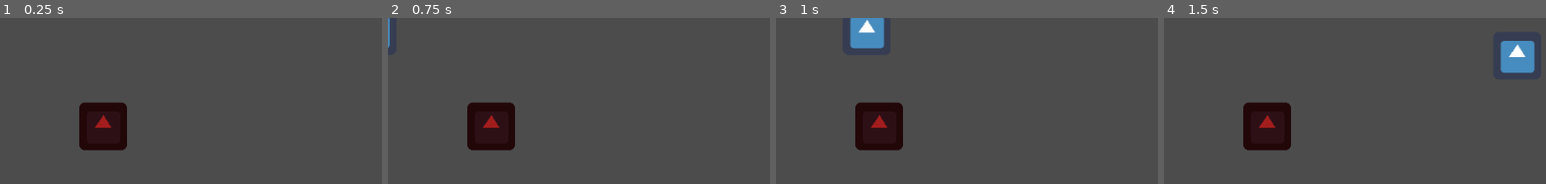
Above: before the commit, frames 1-4 (left to right).
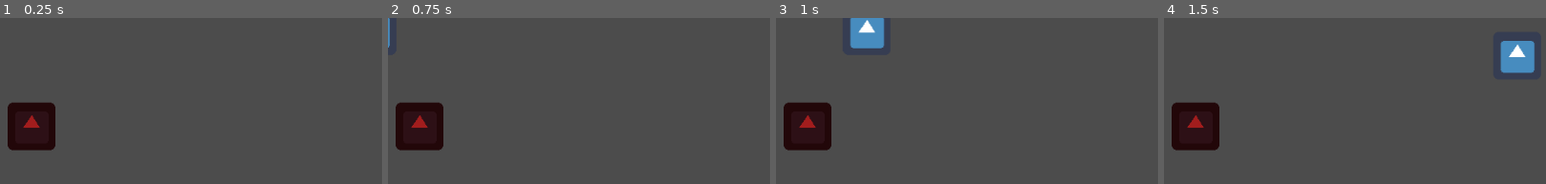
Above: after the commit, the same moments.

Repository: mfurtak/gmtk-game-jam-2019
Game: Godot game, scene res://Main.tscn
Same seed, same stepped clock (60 frames per second), same inputs: the game is played once before the commit and once after it. The engine's default icon, where the game draws it, is replaced by a stand-in: a white triangle on a blue panel in a dark square.
Inputs:
- Up to frame 1 (0.25 s): no input
- Up to frame 2 (0.75 s): tap Enter at 0.5 s; hold Right (ui_right) from 0.53 s (still down)
- Up to frame 3 (1 s): keep holding Right (ui_right)
- Up to frame 4 (1.5 s): release Right (ui_right) at 1.28 s; hold Down (ui_down) from 1.28 s (still down)
The pictures show only the part of the screen within x 46-96%, y 5-55%; the shares and areas given below are measured in that part.

The runs differ from the first frame. In frame 1, 7.1% of the frame differs, in the area x 2-34%, y 51-80%; in frame 2, 7.1%; in frame 3, 7.1%; in frame 4, 7.1%.

Commit message:
Adding raycasting to thwomp

Diff:
--- a/gmtk-godot/Main.tscn
+++ b/gmtk-godot/Main.tscn
@@ -8,4 +8,4 @@
 [node name="Player" parent="." instance=ExtResource( 1 )]
 
 [node name="Thwomp" parent="." instance=ExtResource( 2 )]
-position = Vector2( 608, 320 )
+position = Vector2( 512, 320 )
--- a/gmtk-godot/Thwomp.gd
+++ b/gmtk-godot/Thwomp.gd
@@ -7,18 +7,21 @@
 onready var player = get_node("/root/Main/Player")
 # Called when the node enters the scene tree for the first time.
 func _ready():
-
 	pass # Replace with function body.
 
 # Called every frame. 'delta' is the elapsed time since the previous frame.
-#func _process(delta):
-#	pass
+func _process(delta):
+	if $LeftRayCast.is_colliding():
+		print("see you on the left!")
+	if $RightRayCast.is_colliding():
+		print("see you on the right!")
+
 
 
 func _physics_process(delta):
-	print(player.global_position)
-	print(get_position())
+	#print(player.global_position)
+	#print(get_position())
     # detect player overlap in x or y?
-	print("ASDF" + str(player))
+	#print("ASDF" + str(player))
 	#print("facebook.com" + str(player.translation))
 	pass
--- a/gmtk-godot/Thwomp.tscn
+++ b/gmtk-godot/Thwomp.tscn
@@ -7,7 +7,7 @@
 extents = Vector2( 32, 32 )
 
 [node name="Thwomp" type="KinematicBody2D"]
-position = Vector2( 192, 128 )
+position = Vector2( 640, 352 )
 script = ExtResource( 1 )
 __meta__ = {
 "_edit_group_": true
@@ -19,3 +19,13 @@
 
 [node name="CollisionShape2D" type="CollisionShape2D" parent="."]
 shape = SubResource( 1 )
+
+[node name="LeftRayCast" type="RayCast2D" parent="."]
+rotation = 1.5708
+enabled = true
+cast_to = Vector2( 0, 1000 )
+
+[node name="RightRayCast" type="RayCast2D" parent="."]
+rotation = -1.5708
+enabled = true
+cast_to = Vector2( 0, 1000 )
